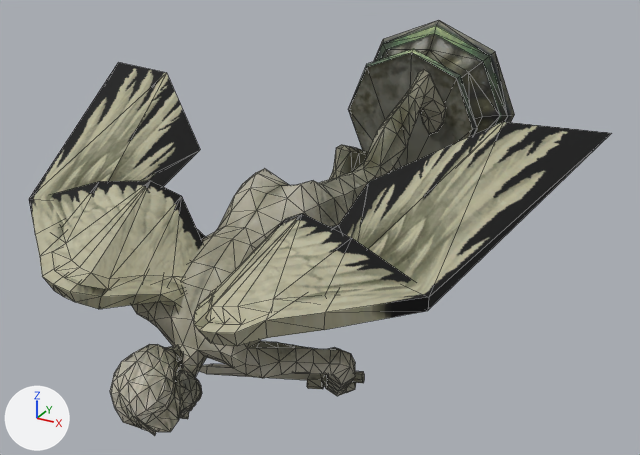
The OBJ model sceneobjs/zhucheng_yewai_361/zhucheng_yewai_361_diaoxiang_b.obj: old version first, new version second.
One viewpoint serves both versions: a camera (50 mm lens) standing at (55.2, -141.9, 42.4) and looking at (0.7, -42.7, -7.1). Every picture has the same lights, and +X, +Y and +Z are marked at lower left. Mesh edges are drawn as thin lines. Where no turn or scale is listed for an object, it has been applied to the vertices. Vertices at the same position are counted once.

Objects in the first picture: 'zhucheng_yewai_361_diaoxiang_b'.
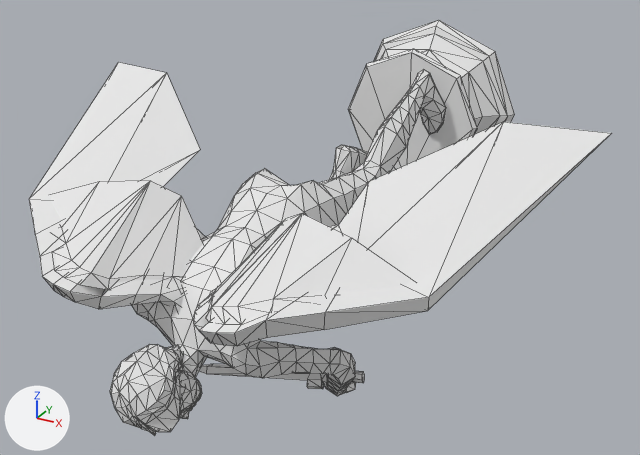
Location of each change, [x1, y1, x2, y2] in pixels of the pictures (640 x 455 px):
part 1 of me_zhucheng_yewai_361_diaoxiang_b, recoloured
    both: [29, 62, 611, 346]
part 2 of me_zhucheng_yewai_361_diaoxiang_b, recoloured
    both: [348, 20, 515, 172]
part 3 of me_zhucheng_yewai_361_diaoxiang_b, recoloured (grey to white)
    both: [110, 69, 446, 436]

Diff of the bpy script that builds the scene:
```diff
--- a/sceneobjs/zhucheng_yewai_361/zhucheng_yewai_361_diaoxiang_b.obj.py
+++ b/sceneobjs/zhucheng_yewai_361/zhucheng_yewai_361_diaoxiang_b.obj.py
@@ mat_material_1_1 @@
+mat_material_1_1 = principled_material('material_1')
+mat_material_1_1.base_color = (0.8, 0.8, 0.8)  # white #e7e7e7
+mat_material_1_1.roughness = 1.0
@@ mat_material_3_1 @@
+mat_material_3_1 = principled_material('material_3')
+mat_material_3_1.base_color = (0.8, 0.8, 0.8)  # white #e7e7e7
+mat_material_3_1.roughness = 1.0
@@ mat_material_2_1 @@
+mat_material_2_1 = principled_material('material_2')
+mat_material_2_1.base_color = (0.8, 0.8, 0.8)  # white #e7e7e7
+mat_material_2_1.roughness = 1.0
@@ me_zhucheng_yewai_361_diaoxiang_b @@
 me_zhucheng_yewai_361_diaoxiang_b.from_pydata(...)  # 1081 vertices, 2045 faces; spans x -36.6..37.2, y -83.3..0.0, z -23.7..14.4
 # used by ob_zhucheng_yewai_361_diaoxiang_b; location = (0.0, 0.0, 0.0)
+# me_zhucheng_yewai_361_diaoxiang_b part 1: all 210 faces that had it switch from mat_material_2 (picture img_zhucheng_yewai_361_diaoxiang_b_b_png) to mat_material_2_1 (white #e7e7e7)
+# me_zhucheng_yewai_361_diaoxiang_b part 2: all 118 faces that had it switch from mat_material_3 (picture img_zhucheng_yewai_361_diaoxiang_b_c_png) to mat_material_3_1 (white #e7e7e7)
+# me_zhucheng_yewai_361_diaoxiang_b part 3: all 1717 faces that had it switch from mat_material_1 (picture img_zhucheng_yewai_361_diaoxiang_b_a_png) to mat_material_1_1 (white #e7e7e7)
```
